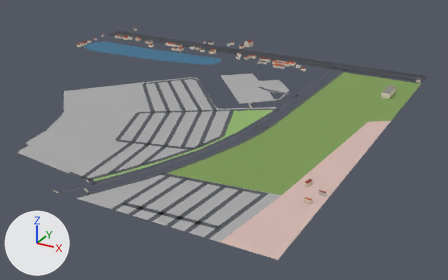
Before and after pictures for a commit that changed the glTF model public/tiles/0_-1.lod0.glb.
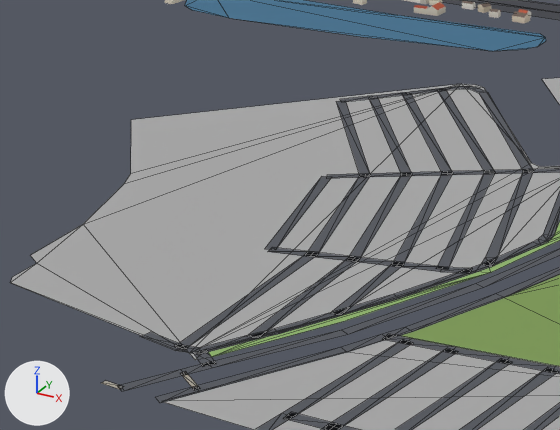
Each version is shown whole from a 50 mm lens placed at (390.0, -582.0, 247.0), pointed at (65.0, 9.0, -48.0), then close up on the part from 3% to 51% of the width and 16% to 75% of the height. Lighting does not change. The marker at lower left points along +X, +Y and +Z. The first two pictures are the older version. The close-ups show mesh edges as thin lines. Where no turn or scale is listed for an object, it has been applied to the vertices. Vertices at exactly the same position are counted once.

In view in the first close-up: 'buildings_walls', 'landuse', 'roads', 'water' and 1 more.
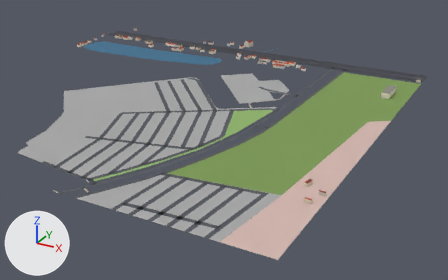
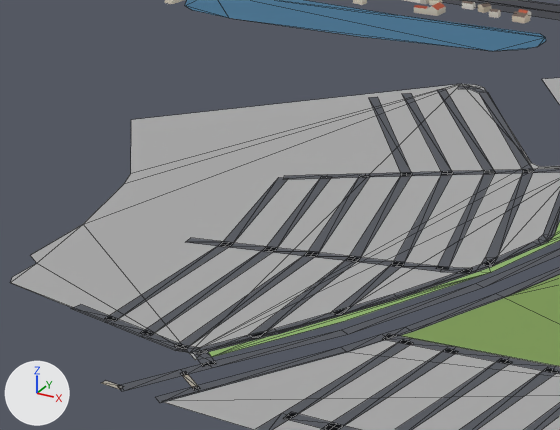
Changed parts and their boxes [x1, y1, x2, y2] in the close-ups (560 x 430 px; the box of a moved part takes in the faces that stretch with it):
'roads', reshaped
    before: [102, 0, 560, 430]
    after: [71, 0, 560, 430]
part 1 of me_roads, moved or reshaped
    before: [265, 86, 470, 255]
    after: [71, 86, 470, 337]

The change, as a list of edits to the scene's bpy script:
```text
Change me_roads:
    used by ob_roads; location = (0.0, -15.1, 0.1)
    remove me_roads.from_pydata(...)  # 292 vertices, 236 faces; spans x -250.0..250.0, y -236.0..236.0, z 0.0
    add me_roads.from_pydata(...)  # 300 vertices, 242 faces; spans x -250.0..250.0, y -236.0..236.0, z 0.0
    me_roads part 1
    16 vertices are removed from x -55.0..28.0, y -126.0..77.0, z 0.0
    16 faces are deleted
    24 vertices are added at x -17.0..36.0, y -202.0..78.0, z 0.0
    22 new faces join them
```
